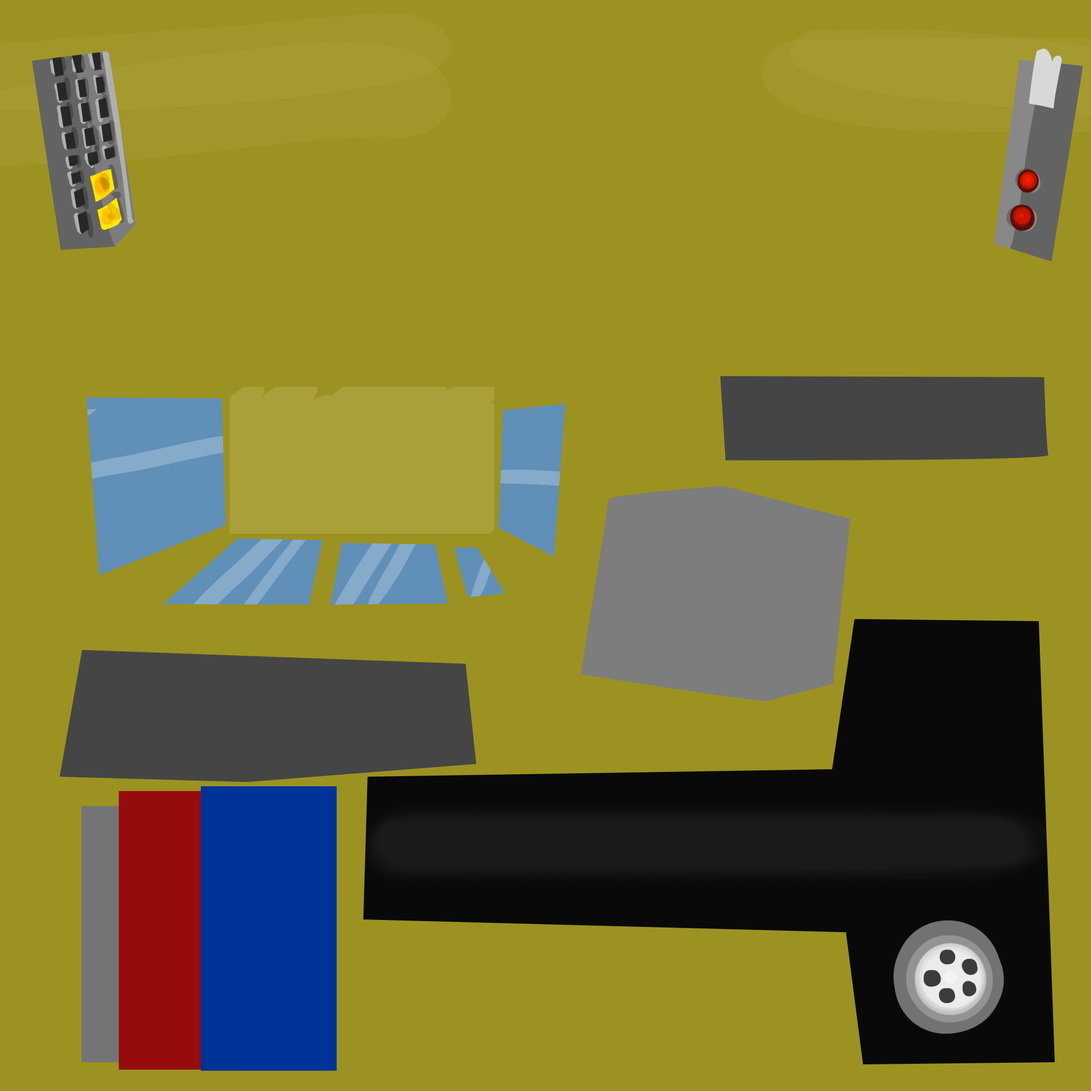
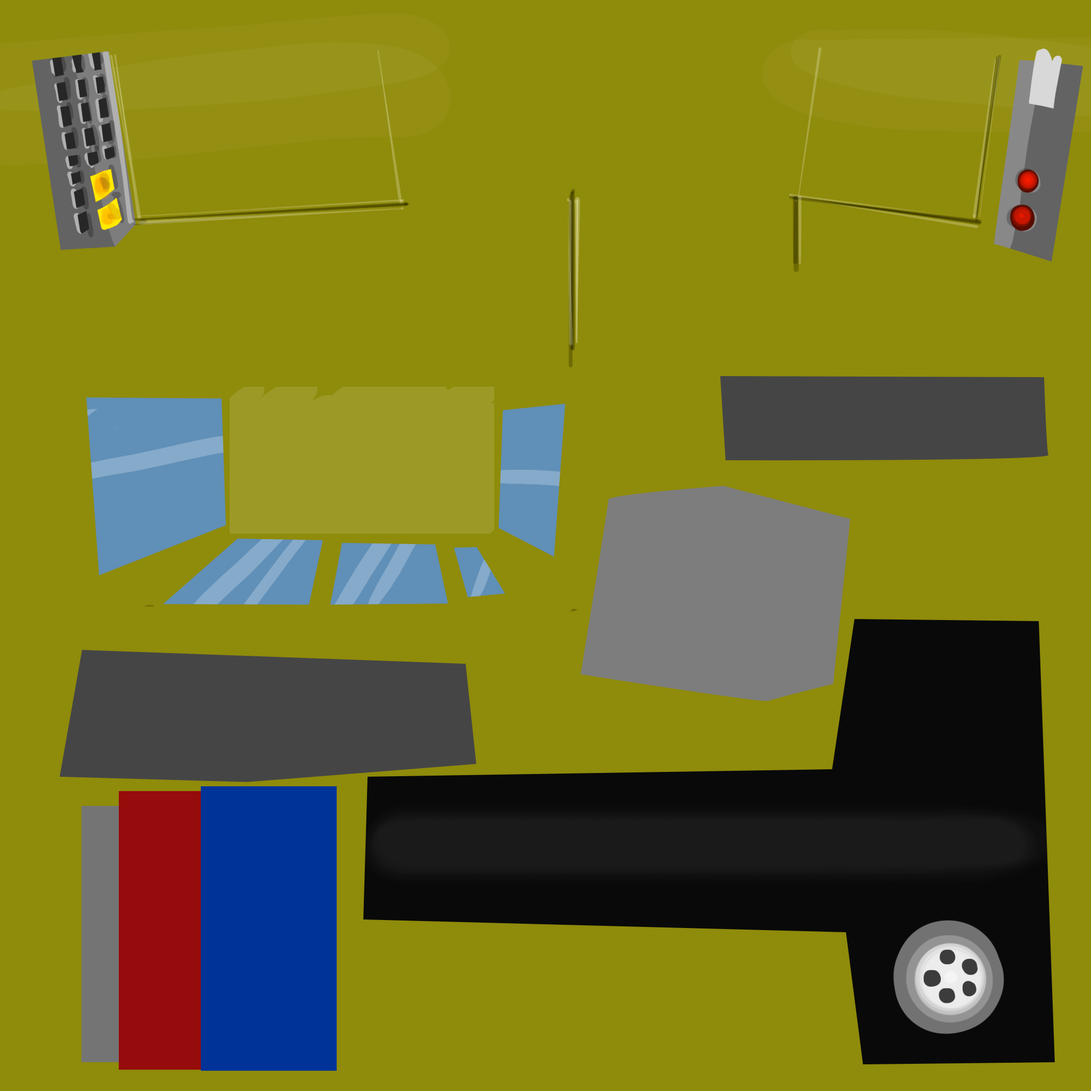
Two versions of the same layered image (1091x1091). Layer-by-layer changes:
added group "Group 1" with 2 layers above "Layer 17" over [109, 46, 1002, 613]
added layer "Layer 18" in group "Group 1" over [109, 46, 1001, 347]
added layer "Layer 17" (1st of 2, in "Group 1") in group "Group 1" over [133, 54, 1002, 613]
painted on "Color Fill 1" over [0, 0, 1091, 1091]
